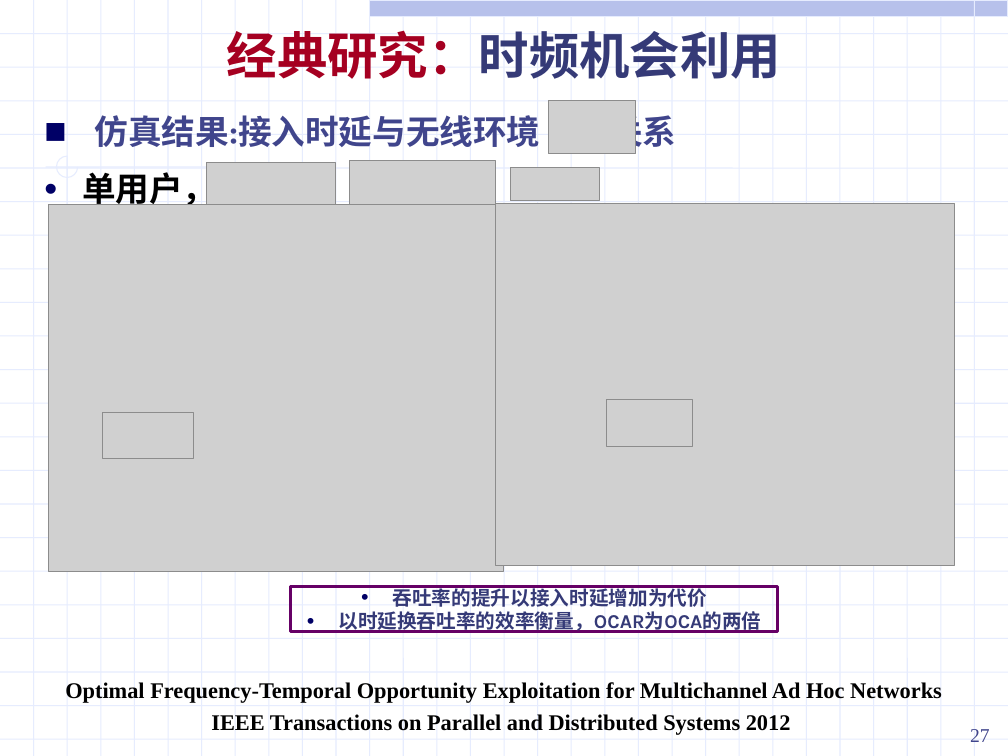
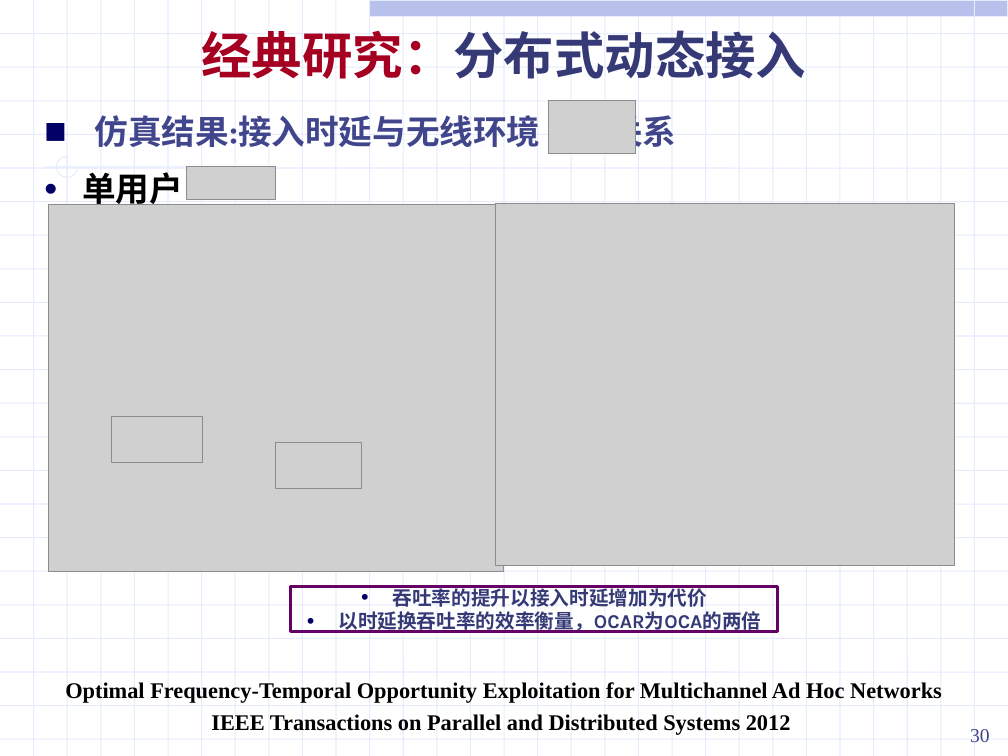
Before and after one commit to ssheroes/hello-world, a slide deck: slide 30 of 战术网频谱资源分配调研.pptx (slide 27 before the commit). Drawn at 1008x756 pixels with LibreOffice and Linux fonts; fonts in the diff are those of the drawing; grey boxes stand for pictures. Boxes give left, top, right and bottom in pixels: in the first picture for what was removed or moved away, otherwise in the second. Text is boxed around its words. In the diff, an @@ line names an element or a change of style, - is before the commit and + after.

```diff
--- a/战术网频谱资源分配调研.pptx
+++ b/战术网频谱资源分配调研.pptx
@@ text at <box>202,30,807,79</box>: text changed; font Karla to Noto Sans CJK SC @@
-经典研究：时频机会利用
+经典研究：分布式动态接入
@@ text at <box>82,167,183,205</box>: text changed @@
-• 单用户， ， ，
+• 单用户
@@ picture added at <box>186,166,275,200</box> @@
@@ picture removed at <box>207,163,336,208</box> @@
@@ picture removed at <box>350,161,496,210</box> @@
@@ picture removed at <box>510,167,599,201</box> @@
@@ picture: place and size @@
-picture at <box>102,413,193,460</box>
+picture at <box>112,416,203,463</box>
@@ picture removed at <box>607,400,692,447</box> @@
@@ picture added at <box>276,443,362,489</box> @@
@@ page number at <box>970,729,990,743</box>: text changed @@
-27
+30
```
Also in this commit, not shown: 35 other slides changed, 4 slides added, 1 slide removed, 5 other files.
